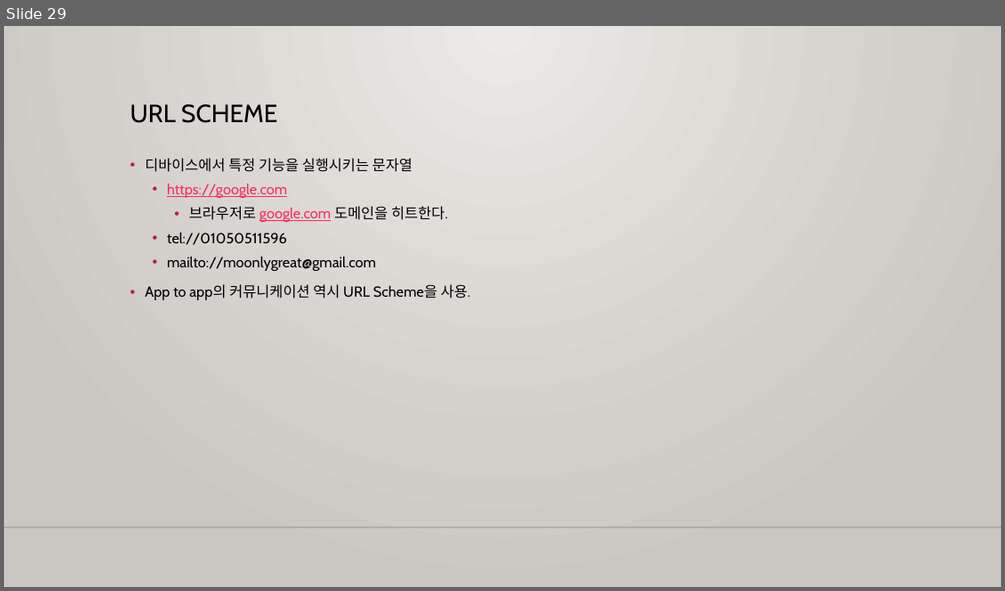
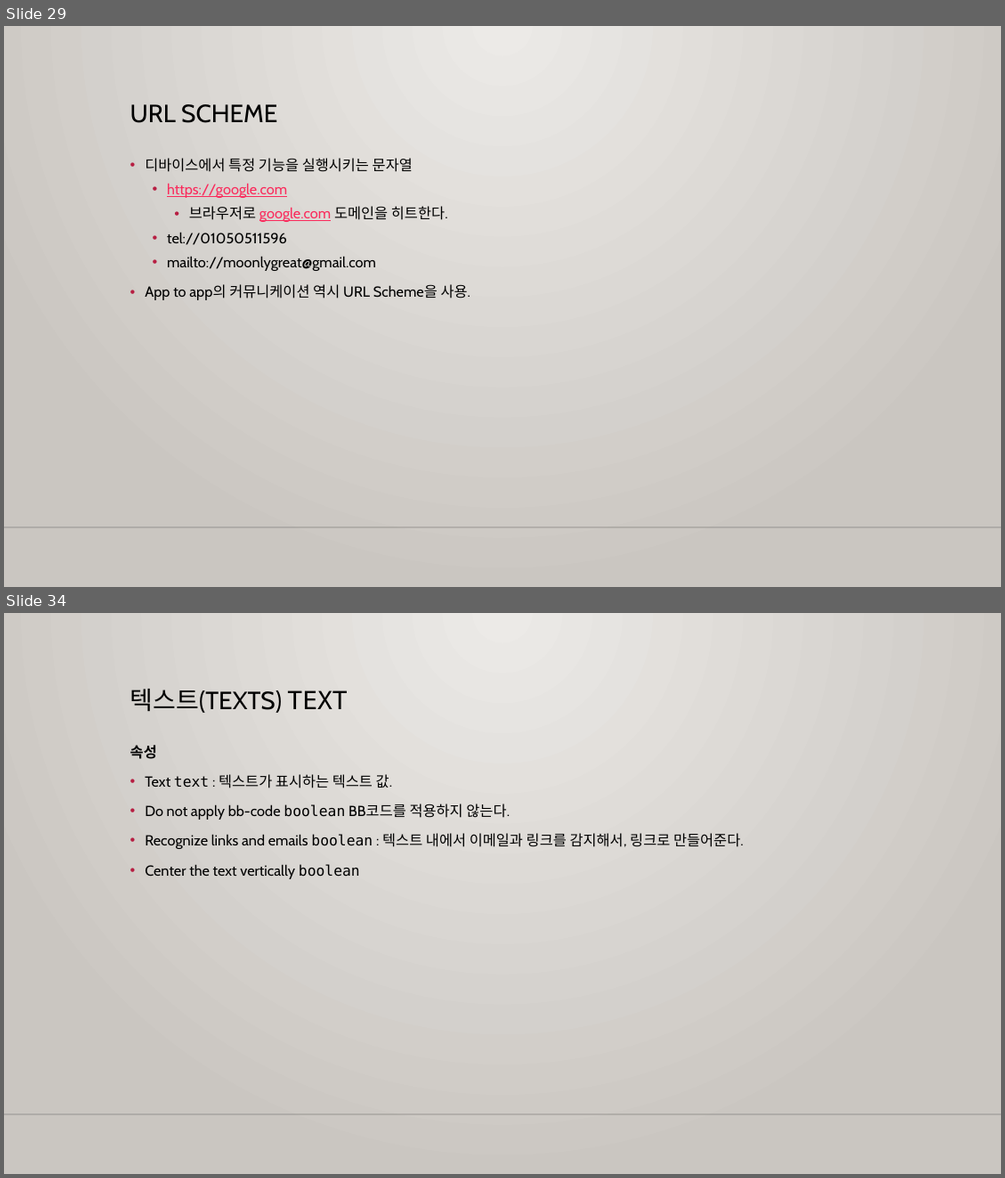
Before and after one commit to m00nlygreat/obsidian-vault, a slide deck: 노코드 엔지니어링/노코드 최강자 버블.pptx. Shown one above the other, each under a label of ours: slide 29 before the commit, slides 29 and 34 after it; the slides between them are not shown. The pictures are 1005x591 and 1005x1178 pixels, drawn with LibreOffice and Linux fonts; fonts in the diff are those of the drawing; background and template pictures are left out. Boxes give left, top, right and bottom in pixels: in the first picture for what was removed or moved away, otherwise in the second. Text is boxed around its words. In the diff, an @@ line names an element or a change of style, - is before the commit and + after.

Commit message:
백업 완료: 2023-11-27 06:47:24
Affected files:
노코드 엔지니어링/노코드 최강자 버블.md
노코드 엔지니어링/노코드 최강자 버블.pptx

```diff
--- a/노코드 엔지니어링/노코드 최강자 버블.pptx
+++ b/노코드 엔지니어링/노코드 최강자 버블.pptx
@@ slide 34 added at (x1=4, y1=613, x2=1001, y2=1174), background gradient #ECEAE7 to #CAC7C1; not listed: 1 template element that a slide beside it also shows @@
@@ title added at (x1=130, y1=689, x2=347, y2=713), 24 pt, text #000000 @@
+텍스트(TEXTS) TEXT
@@ text added at (x1=130, y1=745, x2=744, y2=879), 14 pt, text #000000 @@
+속성
+• Text text : 텍스트가 표시하는 텍스트 값.
+• Do not apply bb-code boolean BB코드를 적용하지 않는다.
+• Recognize links and emails boolean : 텍스트 내에서 이메일과 링크를 감지해서, 링크로 만들어준다.
+• Center the text vertically boolean
```
Also in this commit, not shown: 14 other slides added, 1 other file.
